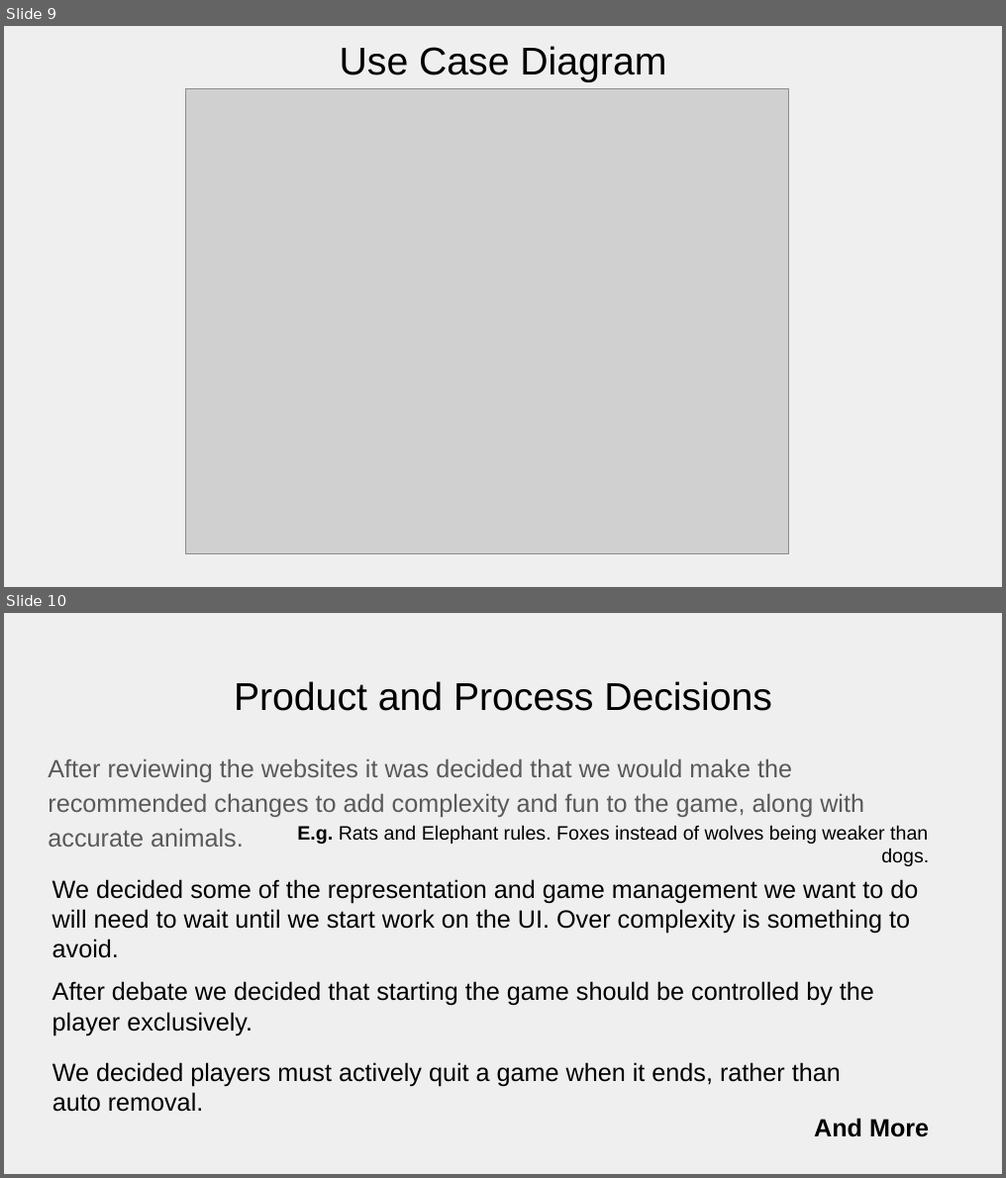
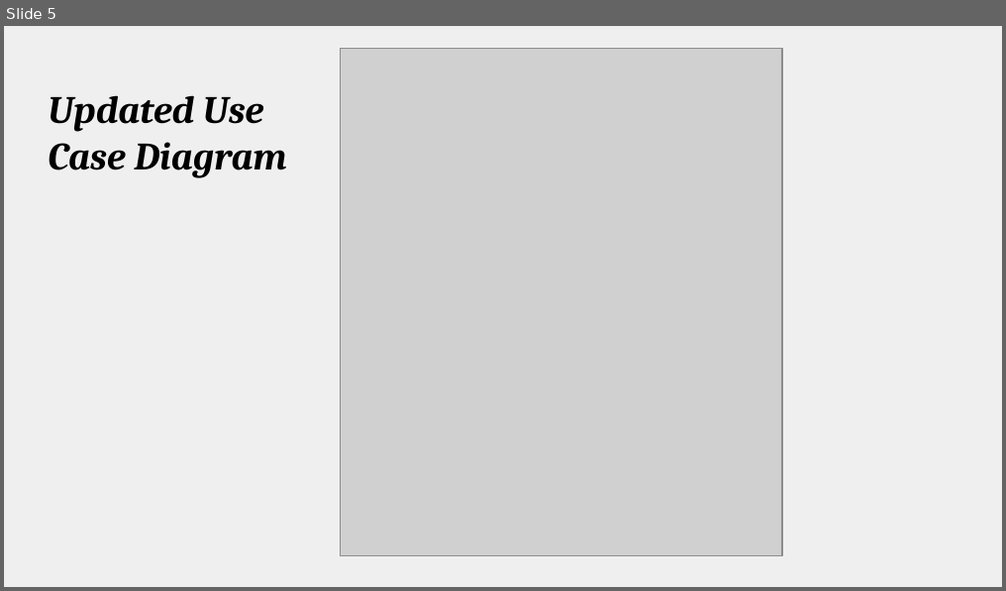
Before and after one commit to amgunden/cs414-f17-301-chessire-coders, a slide deck: documentation/Presentation.pptx. Shown one above the other, each under a label of ours: slides 9 and 10 before the commit, slide 5 after it. The pictures are 1006x1178 and 1006x591 pixels, drawn with LibreOffice and Linux fonts; fonts in the diff are those of the drawing; grey boxes stand for pictures. Boxes give left, top, right and bottom in pixels: in the first picture for what was removed or moved away, otherwise in the second. Text is boxed around its words. In the diff, an @@ line names an element or a change of style, - is before the commit and + after.

```diff
--- a/documentation/Presentation.pptx
+++ b/documentation/Presentation.pptx
@@ slide 10 removed at [4,613,1002,1174], background #EFEFEF @@
@@ title removed at [234,681,772,711] @@
-Product and Process Decisions
@@ text removed at [48,760,864,817] @@
-After reviewing the websites it was decided that we would make the recommended changes to add complexity and fun to the game, along with accurate animals.
@@ text removed at [297,825,929,866] @@
-E.g. Rats and Elephant rules. Foxes instead of wolves being weaker than dogs.
@@ text removed at [53,879,918,934] @@
-We decided some of the representation and game management we want to do will need to wait until we start work on the UI. Over complexity is something to avoid.
@@ text removed at [53,981,874,1036] @@
-After debate we decided that starting the game should be controlled by the player exclusively.
@@ text removed at [53,1062,841,1112] @@
-We decided players must actively quit a game when it ends, rather than auto removal.
@@ text removed at [814,1118,929,1138] @@
-And More
@@ what was slide 9 is now slide 5 @@
@@ slide 5 changed as well @@
@@ picture: place and size @@
-picture at [185,89,788,555]
+picture at [341,48,782,556]
@@ title at [48,95,287,178]: text changed; font Arial to Cambria; bold on; italic on @@
-Use Case Diagram
+Updated Use
+Case Diagram
```
Also in this commit, not shown: 2 other slides changed, 8 slides added, 7 other slides removed, 1 other file.
